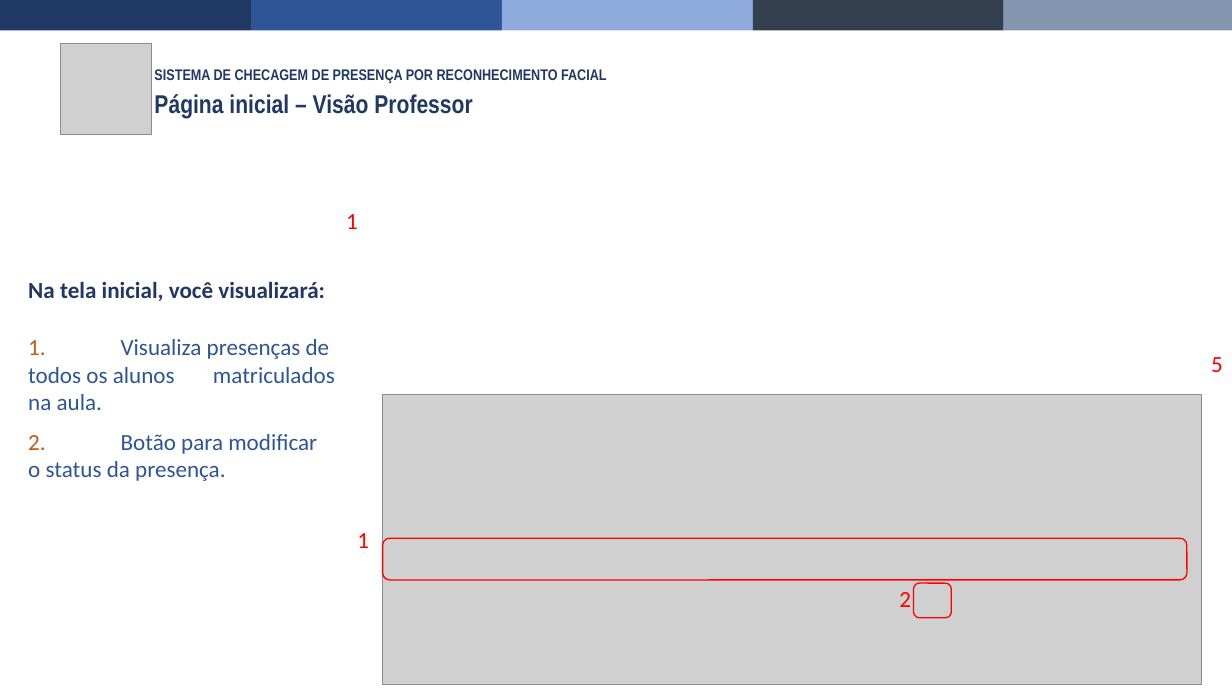
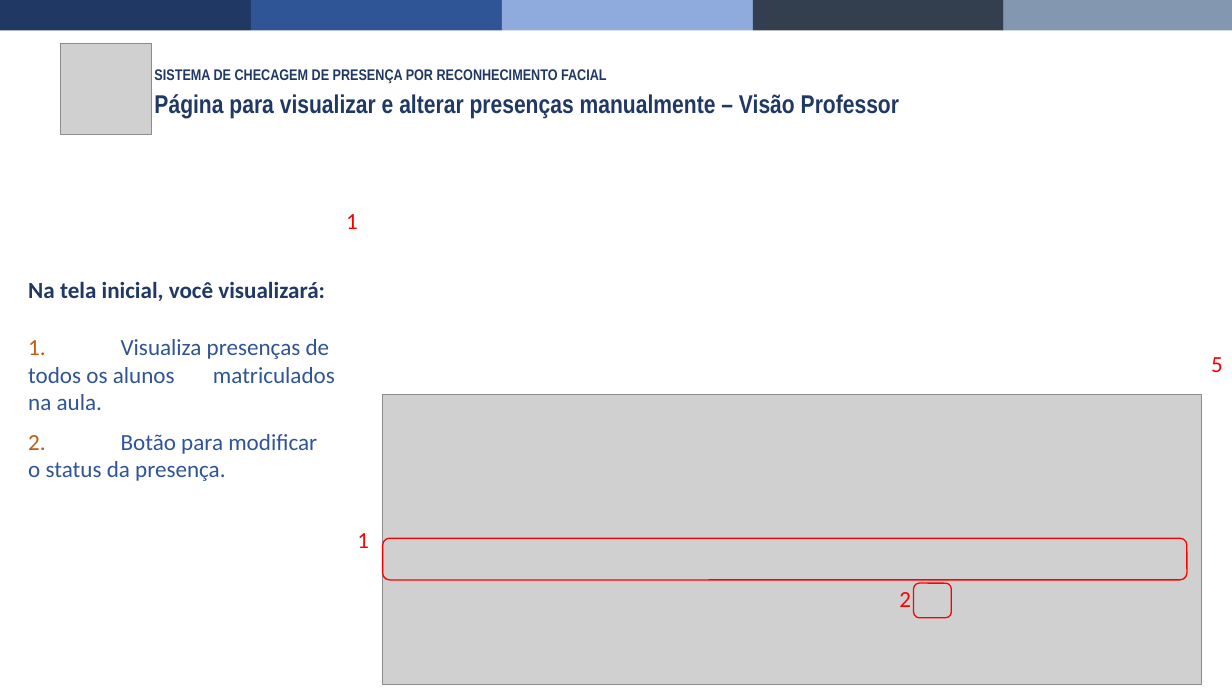
Before and after one commit to math-lopez/API_TCC_Piroquitos, a slide deck: slide 11 of Docs/Manual ferramenta checagem de presença por reconhecimento facial.pptx. Drawn at 1232x693 pixels with LibreOffice and Linux fonts; fonts in the diff are those of the drawing; grey boxes stand for pictures. Boxes give left, top, right and bottom in pixels: in the first picture for what was removed or moved away, otherwise in the second. Text is boxed around its words. In the diff, an @@ line names an element or a change of style, - is before the commit and + after.

Commit message:
Alterações no manual e na documentação.

```diff
--- a/Docs/Manual ferramenta checagem de presença por reconhecimento facial.pptx
+++ b/Docs/Manual ferramenta checagem de presença por reconhecimento facial.pptx
@@ text at bbox=[154, 94, 899, 119]: text changed @@
-Página inicial – Visão Professor
+Página para visualizar e alterar presenças manualmente – Visão Professor
```
Also in this commit, not shown: 1 other slide changed, 1 other file.
